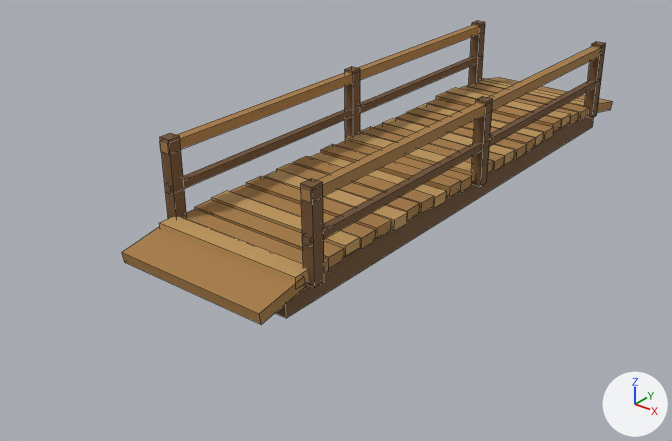
The FBX model AstraLevelTest/ArtSource/Meshes/SM_BridgeIntact.fbx as it was, and as the next commit left it.
Rendered twice from a 50 mm lens placed at (6.56, -9.87, 4.76), pointed at (-0.53, -1.0, -0.74). Arrows for +X, +Y and +Z are at lower right; the lights stay in place. The older version comes first. Mesh edges are drawn as thin lines.

Before the edit, the objects in view are built like this:
```python
me_cube_001 = bpy.data.meshes.new('Cube.001')
me_cube_001.from_pydata(...)  # 312 vertices, 234 faces; spans x -1.12..1.12, y -4.19..4.19, z -0.4..1.05
# faces by material slot: [60, 54, 120]
me_cube_001.materials.append(mat_m_wooddark)  # brown #715232
me_cube_001.materials.append(mat_m_woodlight)  # orange #bf975b
me_cube_001.materials.append(mat_m_wood)  # brown #a77c45
ob_sm_bridgeintact = bpy.data.objects.new('SM_BridgeIntact', me_cube_001)
ob_sm_bridgeintact.location = (0.0, 0.0, 0.0)
```
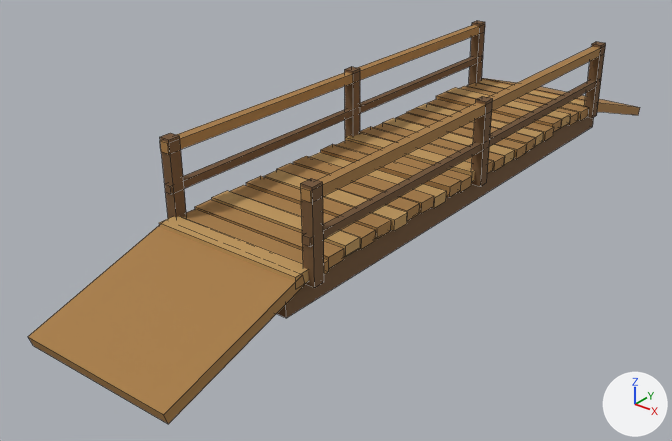
Boxes (x1, y1, x2, y2) around the edits, measured in the pictures (672 x 441 px; the box of a moved part takes in the faces that stretch with it):
'SM_BridgeIntact', reshaped (25% wider, 33% taller)
    before: (122, 21, 612, 324)
    after: (28, 21, 640, 424)
part 1 of me_cube_001, moved or reshaped
    before: (122, 226, 306, 324)
    after: (28, 225, 305, 424)
part 2 of me_cube_001, moved or reshaped
    before: (489, 77, 612, 113)
    after: (482, 78, 640, 115)

Edits to the bpy script that builds the scene:
```text
Change me_cube_001:
    used by ob_sm_bridgeintact; location = (0.0, 0.0, 0.0)
    remove me_cube_001.from_pydata(...)  # 312 vertices, 234 faces; spans x -1.12..1.12, y -4.19..4.19, z -0.4..1.05
    add me_cube_001.from_pydata(...)  # 312 vertices, 234 faces; spans x -1.12..1.12, y -5.48..5.48, z -0.67..1.05
    me_cube_001 part 1
    me_cube_001.vertices[296].co: (-1.04, -4.16, -0.22) -> (-1.04, -5.44, -0.67)  # pixel (124, 262) -> pixel (33, 345)
    me_cube_001.vertices[297].co: (-1.04, -4.19, -0.08) -> (-1.04, -5.48, -0.54)  # pixel (121, 252) -> pixel (27, 336)
    me_cube_001.vertices[298].co: (-1.04, -3.47, -0.1) -> (-1.04, -3.48, -0.06)
    me_cube_001.vertices[299].co: (-1.04, -3.5, 0.04) -> (-1.04, -3.52, 0.07)  # not seen -> pixel (165, 219)
    me_cube_001.vertices[300].co: (1.04, -4.16, -0.22) -> (1.04, -5.44, -0.67)  # pixel (261, 324) -> pixel (168, 424)
    me_cube_001.vertices[301].co: (1.04, -4.19, -0.08) -> (1.04, -5.48, -0.54)  # pixel (259, 313) -> pixel (163, 414)
    me_cube_001.vertices[302].co: (1.04, -3.47, -0.1) -> (1.04, -3.48, -0.06)  # pixel (305, 286) -> pixel (305, 284)
    me_cube_001.vertices[303].co: (1.04, -3.5, 0.04) -> (1.04, -3.52, 0.07)  # pixel (304, 276) -> pixel (302, 274)
    me_cube_001 part 2
    me_cube_001.vertices[304].co: (-1.04, 3.47, -0.1) -> (-1.04, 3.48, -0.06)
    me_cube_001.vertices[305].co: (-1.04, 3.5, 0.04) -> (-1.04, 3.52, 0.07)
    me_cube_001.vertices[306].co: (-1.04, 4.16, -0.22) -> (-1.04, 5.44, -0.67)
    me_cube_001.vertices[307].co: (-1.04, 4.19, -0.08) -> (-1.04, 5.48, -0.54)  # pixel (499, 77) -> not seen
    me_cube_001.vertices[308].co: (1.04, 3.47, -0.1) -> (1.04, 3.48, -0.06)
    me_cube_001.vertices[309].co: (1.04, 3.5, 0.04) -> (1.04, 3.52, 0.07)
    me_cube_001.vertices[310].co: (1.04, 4.16, -0.22) -> (1.04, 5.44, -0.67)  # pixel (610, 109) -> pixel (638, 115)
    me_cube_001.vertices[311].co: (1.04, 4.19, -0.08) -> (1.04, 5.48, -0.54)  # pixel (612, 101) -> pixel (640, 107)
```
